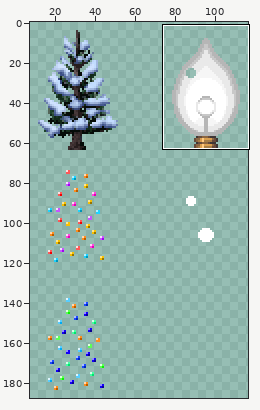
Edited in one commit: sprite sheet (assets/textures/props.png). Above: a wide view before the commit, with the close-up outlined.
Close-up. Earlier state:
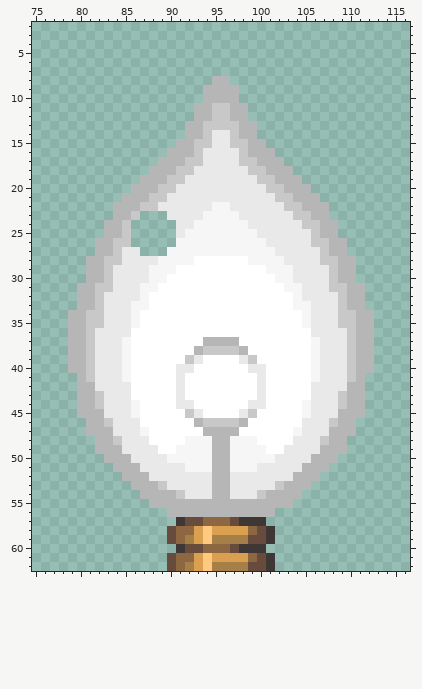
The file is 256x256 pixels. Colours within 5 levels of each other are drawn and written as one. Shown: x 75..116, y 2..62. The wide view leaves out empty margins.
Once edited:
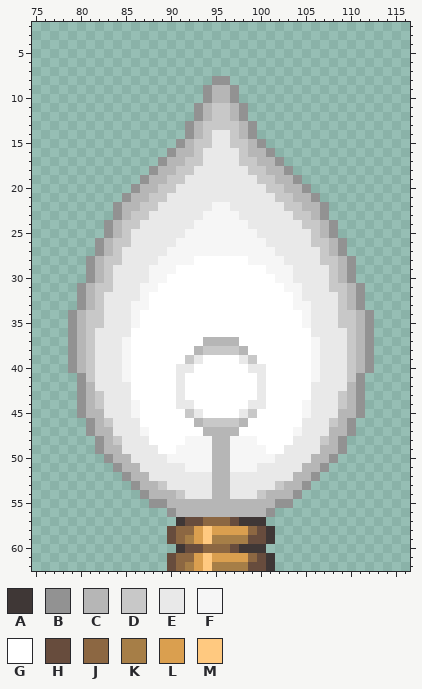
Palette (. is transparent): A #3f3736  B #929292  C #b6b6b6  D #c8c8c8  E #e9e9e9  F #f6f6f6  G #ffffff  H #674c3d  J #8c6742  K #a67e47  L #da9f4f  M #ffc980
From old to new:
y 8: x 95..96 CC -> BB
y 9..10: x 94 C -> B; x 97 C -> B
y 11..12: x 93 C -> B; x 98 C -> B
y 13..14: x 92 C -> B; x 99 C -> B
y 15: x 91 C -> B; x 100 C -> B
y 16: x 90 C -> B; x 101 C -> B
y 17: x 89 C -> B; x 102 C -> B
y 18: x 88 C -> B; x 103 C -> B
y 19: x 87 C -> B; x 104 C -> B
y 20: x 86 C -> B; x 105 C -> B
y 21: x 85 C -> B; x 106 C -> B
y 22: x 84 C -> B; x 107 C -> B
y 23: x 84 C -> B; x 87..89 ... -> DEE; x 107 C -> B
y 24: x 83 C -> B; x 86..90 ..... -> DEEEE; x 108 C -> B
y 25: x 83 C -> B; x 86..90 ..... -> EEEEE; x 108 C -> B
y 26: x 82 C -> B; x 86..90 ..... -> EEEEE; x 109 C -> B
y 27: x 82 C -> B; x 87..89 ... -> EEE; x 109 C -> B
y 28..30: x 81 C -> B; x 110 C -> B
y 31..33: x 80 C -> B; x 111 C -> B
y 34..40: x 79 C -> B; x 112 C -> B
y 41..45: x 80 C -> B; x 111 C -> B
y 46..47: x 81 C -> B; x 110 C -> B
y 48..49: x 82 C -> B; x 109 C -> B
y 50: x 83 C -> B; x 108 C -> B
y 51: x 84 C -> B; x 107 C -> B
y 52: x 85 C -> B; x 106 C -> B
y 53: x 86 C -> B; x 105 C -> B
y 54: x 87 C -> B; x 104 C -> B
y 55: x 88..89 CC -> BB; x 102..103 CC -> BB
y 56: x 90 C -> B; x 101 C -> B
Changed places in both close-ups, as pixel boxes (x1, y1, x2, y2):
changed: (68, 76, 374, 517)
